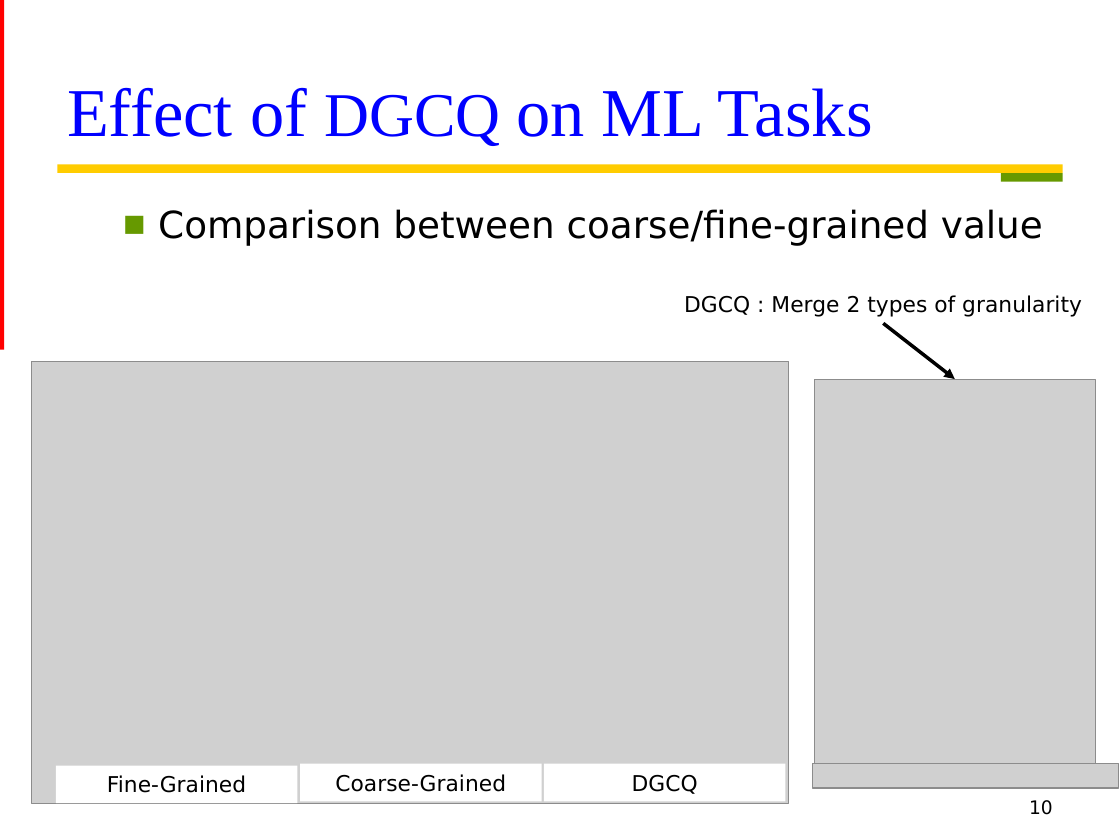
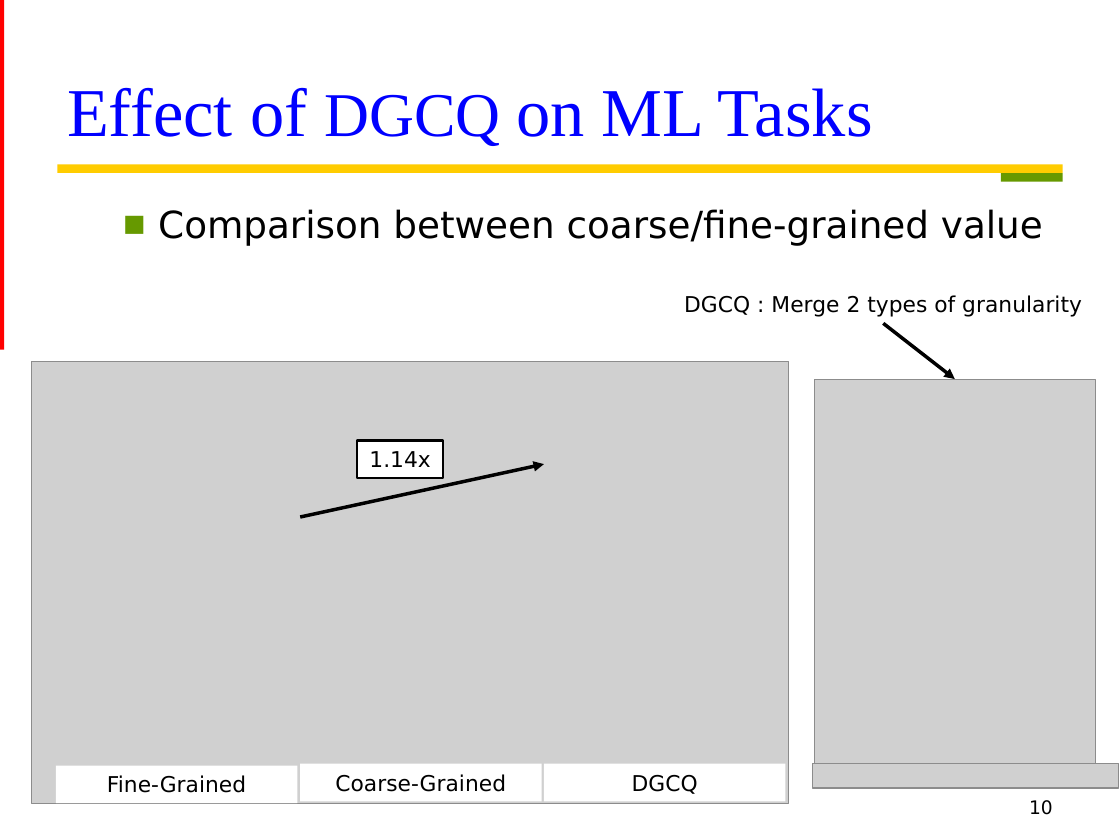
Before and after one commit to Oniontow/TTLiu_Project, a slide deck: slide 10 of dgcq/ppt.pptx. Drawn at 1120x840 pixels with LibreOffice and Linux fonts; fonts in the diff are those of the drawing; grey boxes stand for pictures. Boxes give left, top, right and bottom in pixels: in the first picture for what was removed or moved away, otherwise in the second. Text is boxed around its words. In the diff, an @@ line names an element or a change of style, - is before the commit and + after.

```diff
--- a/dgcq/ppt.pptx
+++ b/dgcq/ppt.pptx
@@ rectangle added at bbox=[357, 440, 444, 478], fill #FFFFFF, outline #000000 1.5 pt, 14 pt, text #000000 @@
+1.14x
@@ arrow added from (300, 517) to (544, 464), #000000 2.25 pt @@
```
Also in this commit, not shown: 7 other slides changed.
